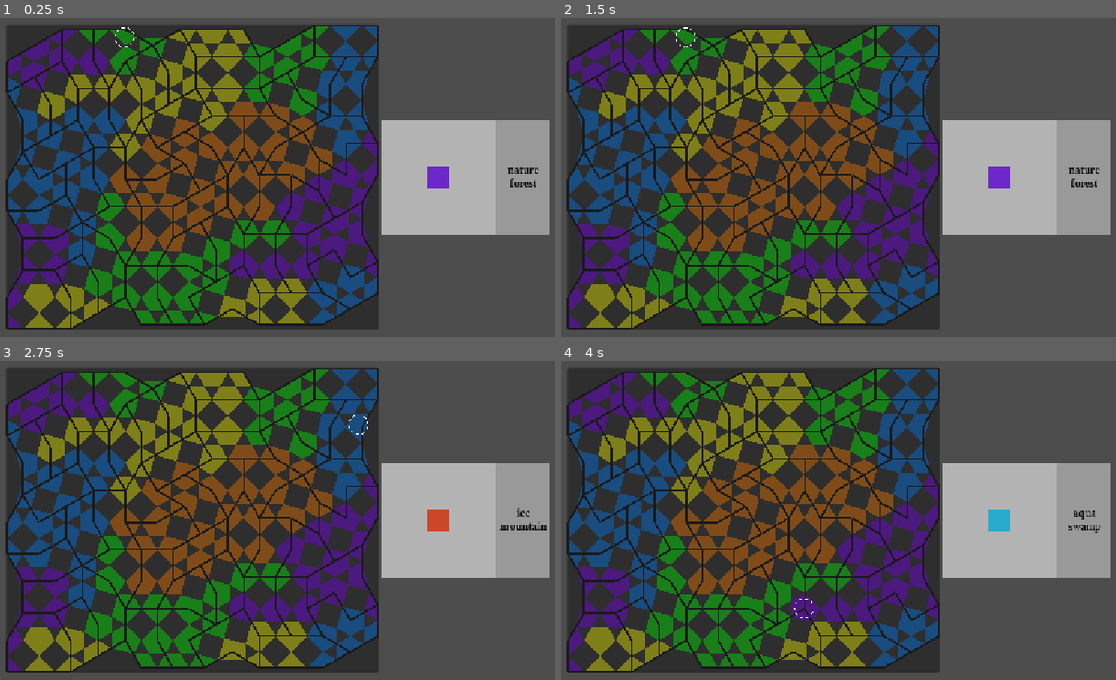
Above: before the commit, frames 1-4 (two rows, left to right).
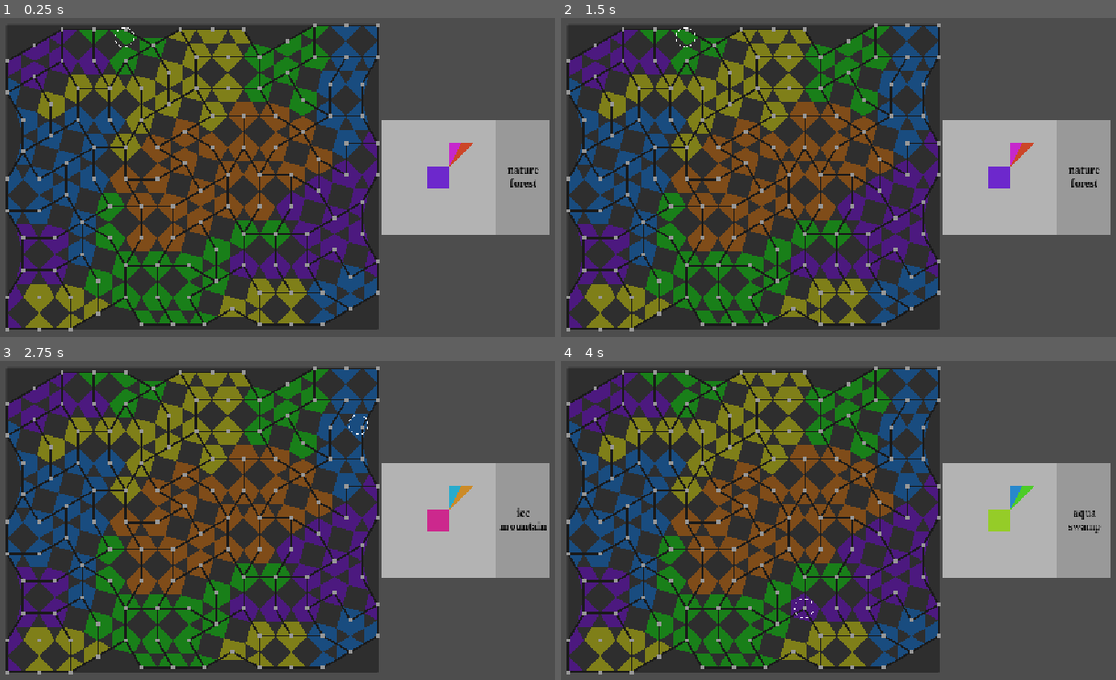
Above: after the commit, the same moments.

Repository: Pe3Hu/waru
Game: Godot game, scene res://entities/world/world.tscn
The game is run twice, just before and just after one commit, with the same random seed, the same clock (stepped at 60 frames per second) and the same inputs.
Inputs (mouse positions are in pixels of both pictures, inside the frame that each line leads up to):
- Up to frame 1 (0.25 s): no input
- Up to frame 2 (1.5 s): tap Enter at 0.5 s; move the mouse to (999, 177) at 0.52 s; press the mouse at (999, 177) at 0.53 s; tap Space at 1.25 s; release the mouse at (999, 177) at 1.28 s; click (999, 177) at 1.35 s
- Up to frame 3 (2.75 s): tap Enter at 2 s; move the mouse to (349, 431) at 2.02 s; press the mouse at (349, 431) at 2.03 s
- Up to frame 4 (4 s): tap Space at 2.75 s; move the mouse to (799, 603) at 2.77 s; release the mouse at (799, 603) at 2.78 s; click (799, 603) at 2.85 s; tap Enter at 3.5 s; move the mouse to (1054, 581) at 3.52 s; press the mouse at (1054, 581) at 3.53 s

The runs differ from the first frame. In frame 1, 1.3% of the frame differs, in the area x 0-86%, y 1-99%; in frame 2, 1.3%; in frame 3, 1.5%; in frame 4, 1.5%.

Commit message:
version 0.1.5.1
1. change in the algorithm for calculating far and near vertices of Habitat

Diff:
--- a/entities/expedition/info/source/source_info.gd
+++ b/entities/expedition/info/source/source_info.gd
@@ -21,7 +21,6 @@
 		#update_lairs()
 		update_habitats()
 		#update_rings()
-
 
 
 func _ready() -> void:
--- a/script/Global.gd
+++ b/script/Global.gd
@@ -106,7 +106,7 @@
 		for _j in dict.ring.windrose[_i]:
 			dict.ring.windrose[_i][_j] = float(dict.ring.windrose[_i][_j]) / total_percent
 
-	#var a = dict.ring.windrose
+	#var a = dict.ring.windrose[1]
 	pass
 	#var total_percent = 12
 	#dict.ring.windrose = {}
@@ -197,6 +197,57 @@
 	dict.part.direction["NNW"] = Vector2i(1, 0)
 	dict.part.direction["N"] = Vector2i(1, 0)
 
+	dict.part.near = {}
+	dict.part.far = {}
+	var orders = [1, 2]
+
+	for order in orders:
+		dict.part.near[order] = {}
+		dict.part.far[order] = {}
+
+		for part in dict.part.shape:
+			match dict.part.shape[part]:
+				"triangle":
+					match part:
+						"NNE":
+							dict.part.near[order][part] = Global.dict.direction.diagonal[0] * order * 0.5
+							dict.part.far[order][part] = dict.part.near[order][part] + Vector2(Global.dict.direction.linear2[0])
+						"ENE":
+							dict.part.near[order][part] = Global.dict.direction.diagonal[0] * order * 0.5
+							dict.part.far[order][part] = dict.part.near[order][part] + Vector2(Global.dict.direction.diagonal[0])
+						"ESE":
+							dict.part.near[order][part] = Global.dict.direction.diagonal[1] * order * 0.5
+							dict.part.far[order][part] = dict.part.near[order][part] + Vector2(Global.dict.direction.linear2[1])
+						"SSE":
+							dict.part.near[order][part] = Global.dict.direction.diagonal[1] * order * 0.5
+							dict.part.far[order][part] = dict.part.near[order][part] + Vector2(Global.dict.direction.diagonal[1])
+						"SSW":
+							dict.part.near[order][part] = Global.dict.direction.diagonal[2] * order * 0.5
+							dict.part.far[order][part] = dict.part.near[order][part] + Vector2(Global.dict.direction.linear2[2])
+						"WSW":
+							dict.part.near[order][part] = Global.dict.direction.diagonal[2] * order * 0.5
+							dict.part.far[order][part] = dict.part.near[order][part] + Vector2(Global.dict.direction.diagonal[2])
+						"WNW":
+							dict.part.near[order][part] = Global.dict.direction.diagonal[3] * order * 0.5
+							dict.part.far[order][part] = dict.part.near[order][part] + Vector2(Global.dict.direction.linear2[3])
+						"NNW":
+							dict.part.near[order][part] = Global.dict.direction.diagonal[3] * order * 0.5
+							dict.part.far[order][part] = dict.part.near[order][part] + Vector2(Global.dict.direction.diagonal[3])
+				"rectangle":
+					match part:
+						"E":
+							dict.part.near[order][part] = Global.dict.direction.diagonal[0] * order * 0.5
+							dict.part.far[order][part] = dict.part.near[order][part] + Vector2(Global.dict.direction.linear2[1])
+						"S":
+							dict.part.near[order][part] = Global.dict.direction.diagonal[1] * order * 0.5
+							dict.part.far[order][part] = dict.part.near[order][part] + Vector2(Global.dict.direction.linear2[2])
+						"W":
+							dict.part.near[order][part] = Global.dict.direction.diagonal[2] * order * 0.5
+							dict.part.far[order][part] = dict.part.near[order][part] + Vector2(Global.dict.direction.linear2[3])
+						"N":
+							dict.part.near[order][part] = Global.dict.direction.diagonal[3] * order * 0.5
+							dict.part.far[order][part] = dict.part.near[order][part] + Vector2(Global.dict.direction.linear2[0])
+
 func init_biome() -> void:
 	dict.biome = {}
 	dict.biome.title = {}
--- a/script/resource/lattice/biome/habitat.gd
+++ b/script/resource/lattice/biome/habitat.gd
@@ -18,7 +18,7 @@
 
 var vertexs: Array[Vector2]
 var far_vertexs: Array[Vector2]
-var close_vertexs: Array[Vector2]
+var near_vertexs: Array[Vector2]
 
 
 func add_shape(part_: String, milestones_: Array) -> void:
@@ -41,31 +41,64 @@
 	for part in milestones:
 		add_shape_vertexs(part)
 
-	pass
+	vertexs.append_array(near_vertexs)
+
+	for _i in range(far_vertexs.size() - 1, -1, -1):
+		var vertex = far_vertexs[_i]
+		vertexs.append(vertex)
 
 func add_shape_vertexs(part_: String) -> void:
 	var l = ring.source.biome.lattice.habitat_l
 	var part_name = part_.erase(part_.length() - 1, 1)
 	var shape = Global.dict.part.shape[part_name]
 
-	match shape:
-		"triangle":
-			var close_vertex = Global.dict.direction.diagonal[0] * l * ring.order / 2
-			var far_vertex = close_vertex + Global.dict.direction.linear2[0] * l
-			close_vertexs.append(close_vertex)
-			far_vertexs.append(far_vertex)
-			var cathetus_length = get_cathetus_length(part_)
-			far_vertex += Global.dict.part.direction[part_name] * l * cathetus_length
-			#far_vertex = Global.dict.direction.diagonal[0] * l * ( 1 + ring.order * 2)
-			far_vertexs.append(far_vertex)
+	var near_vertex = Global.dict.part.near[ring.order][part_name] * l
+	var far_vertex = Global.dict.part.far[ring.order][part_name] * l
 
-	vertexs.append_array(close_vertexs)
+	if milestones[part_].front() != 0:
+		var _offset_length = get_offset_length(part_)
+		far_vertex += Global.dict.part.direction[part_name] * l * _offset_length
 
-	for _i in range(far_vertexs.size() - 1, -1, -1):
-		var vertex = far_vertexs[_i]
-		vertexs.append(vertex)
+	if near_vertexs.is_empty() or near_vertexs.back() != near_vertex:
+		near_vertexs.append(near_vertex)
+
+	if far_vertexs.is_empty() or far_vertexs.back() != far_vertex:
+		far_vertexs.append(far_vertex)
+
+	var cathetus_length = get_cathetus_length(part_)
+	far_vertex += Global.dict.part.direction[part_name] * l * cathetus_length
+	#far_vertex = Global.dict.direction.diagonal[0] * l * ( 1 + ring.order * 2)
+	if far_vertexs.back() != far_vertex:
+		far_vertexs.append(far_vertex)
+
+	if shape == "rectangle":
+		if milestones[part_].front() != 0:
+			var _offset_length = get_offset_length(part_)
+			near_vertex += Global.dict.part.direction[part_name] * l * _offset_length
+
+		near_vertex += Global.dict.part.direction[part_name] * l * cathetus_length
+
+		if near_vertexs.back() != near_vertex:
+			near_vertexs.append(near_vertex)
+
+	if ring.source.anchor.index == 0:
+		print(["far", part_, far_vertexs])
+		print(["near", part_, near_vertexs])
+		print(milestones[part_].front() == 0, milestones[part_])
 
 func get_cathetus_length(part_: String) -> float:
 	var cathetus_scale = milestones[part_][1] - milestones[part_][0]
-	var l = 2 * cathetus_scale / sqrt(2)
+	#var part_name = part_.erase(part_.length() - 1, 1)
+	var l = cathetus_scale#2 * cathetus_scale / sqrt(2)
+
+	#if Global.dict.part.shape[part_name] == "rectangle":
+		#l /= 3.0 / 2
+
+	#if ring.source.anchor.index == 0:
+		#print([part_, l, cathetus_scale, milestones])
 	return l
+
+func get_offset_length(part_: String) -> float:
+	var offset_scale = milestones[part_][0]
+	var l = offset_scale
+	return l
--- a/script/resource/lattice/biome/ring.gd
+++ b/script/resource/lattice/biome/ring.gd
@@ -31,7 +31,7 @@
 		return
 
 	var total_acreage_shares = 0
-	var acreage_shares = [2]
+	var acreage_shares = [1, 1]
 	var acreage_shares_filler = 32
 
 	for acreage_share in acreage_shares:
@@ -59,14 +59,18 @@
 	var last_part = null
 	var share_datas = []
 
+	if source.anchor.index == 0:
+		print(percents)
+
 	for _i in percents.size():
-		var data = {}
-		data.first_percent = 0
-		data.last_percent = 0
-		first_part = last_part
-		var full_parts = []
+		if _i < percents.size() - 1:
+			var data = {}
+			data.first_percent = 0
+			data.last_percent = 0
+			first_part = last_part
+			var full_parts = []
 
-		if _i < percents.size() - 1:
+		#if _i < percents.size() - 1:
 			#var angle_begin = PI * 2 * percents[_i][0]
 			#var angle_end = PI * 2 * percents[_i][1]
 			var percent_remainder = percents[_i][1] - percents[_i][0]
@@ -74,6 +78,8 @@
 			while percent_remainder > 0:
 				var part_percent = Global.dict.ring.windrose[rind_order][current_part]
 
+				if source.anchor.index == 0:
+					print([_i, current_part, percent_remainder])
 				if first_part != null:
 					data.first_percent = (part_percent - last_percent) / part_percent
 					part_percent = last_percent
@@ -99,14 +105,29 @@
 			data.last_part = last_part
 			share_datas.append(data)
 			#print([_i, current_part, percents[_i][1] - percents[_i][0], first_part, full_parts, last_part, last_percent])
+		else:
+			break
 
 	for data in share_datas:
 		var habitat = HabitatResource.new()
 
+		if !data.full_parts.is_empty():
+			for part in data.full_parts:
+				habitat.add_shape(part, [0, 1])
+
 		if data.last_part != null:
-			habitat.add_shape(data.last_part, [0, data.last_percent])
+			var part_name = data.last_part.erase(data.last_part.length() - 1, 1)
+			var shape = Global.dict.part.shape[part_name]
+
+			if shape == "rectangle":
+				data.last_percent = 1 -  data.last_percent
+
+			if data.first_part != null:
+				habitat.add_shape(data.first_part, [data.first_percent, 1 - data.last_percent])
+			else:
+				habitat.add_shape(data.last_part, [0, data.last_percent])
 
 		habitat.ring = self
 
 	if source.anchor.index == 0:
-		pass
+		print(share_datas)
--- a/script/resource/lattice/lattice.gd
+++ b/script/resource/lattice/lattice.gd
@@ -431,7 +431,7 @@
 
 	var max_d = center_position.length() / n_dimension * 0.75
 	var biome_options = {}
-	var unoccupied_anchors = anchors
+	var unoccupied_anchors = anchors.duplicate()
 
 	for anchor in anchors:
 		if anchor.flag_side:
